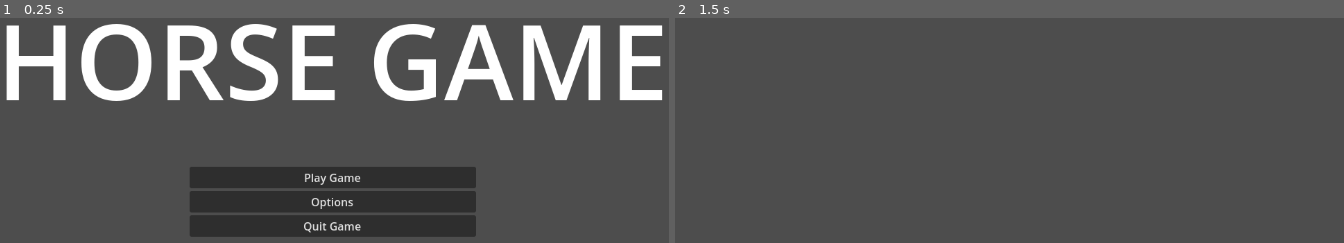
Above: before the commit, frames 1-2 (left to right).
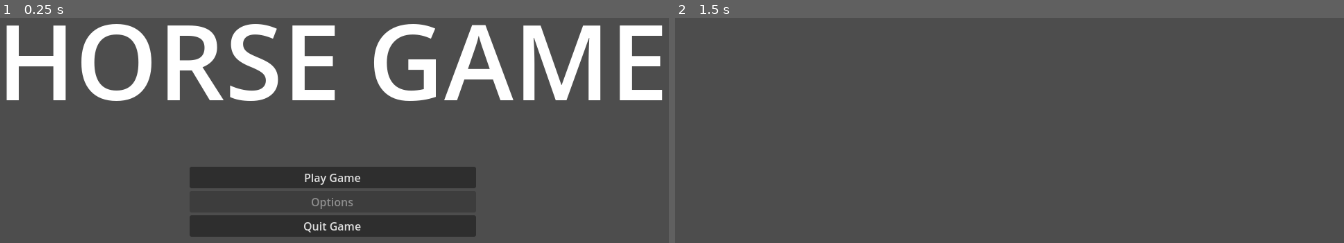
Above: after the commit, the same moments.

Repository: AndyHTML2012/HorseSoccer
Game: Godot game, scene res://Levels/MainMenu.tscn
Same seed, same stepped clock (60 frames per second), same inputs: the game is played once before the commit and once after it.
Inputs:
- Up to frame 1 (0.25 s): no input
- Up to frame 2 (1.5 s): click "Play Game" at 0.5 s; tap Enter at 1.25 s

The runs differ from the first frame. In frame 1, less than 0.1% of the frame differs, in the area x 46-53%, y 80-85%; in frame 2, nothing differs.

Commit message:
Pause and Main Menu changes ~ Andres

Diff:
--- a/HorseSoccer/Levels/MainMenu.tscn
+++ b/HorseSoccer/Levels/MainMenu.tscn
@@ -31,6 +31,7 @@
 
 [node name="OptionsButton" type="Button" parent="VBoxContainer"]
 layout_mode = 2
+disabled = true
 text = "Options"
 
 [node name="QuitButton" type="Button" parent="VBoxContainer"]
--- /dev/null
+++ b/HorseSoccer/UI/PauseMenu.gd
@@ -0,0 +1,19 @@
+extends Control
+
+
+# Called when the node enters the scene tree for the first time.
+func _ready():
+	pass # Replace with function body.
+
+
+# Called every frame. 'delta' is the elapsed time since the previous frame.
+func _process(delta):
+	pass
+
+
+func _on_resume_button_pressed():
+	pass
+
+
+func _on_back_to_menu_button_pressed():
+	get_tree().change_scene_to_file("res://Levels/MainMenu.tscn")
--- /dev/null
+++ b/HorseSoccer/UI/PauseMenu.tscn
@@ -0,0 +1,48 @@
+[gd_scene load_steps=2 format=3 uid="uid://cygkqva3tkfpv"]
+
+[ext_resource type="Script" path="res://UI/PauseMenu.gd" id="1_gvy7k"]
+
+[node name="PauseMenu" type="Control"]
+layout_mode = 3
+anchors_preset = 15
+anchor_right = 1.0
+anchor_bottom = 1.0
+grow_horizontal = 2
+grow_vertical = 2
+script = ExtResource("1_gvy7k")
+
+[node name="VBoxContainer" type="VBoxContainer" parent="."]
+layout_mode = 1
+anchors_preset = 8
+anchor_left = 0.5
+anchor_top = 0.5
+anchor_right = 0.5
+anchor_bottom = 0.5
+offset_left = -249.0
+offset_top = -110.5
+offset_right = 249.0
+offset_bottom = 110.5
+grow_horizontal = 2
+grow_vertical = 2
+
+[node name="Label" type="Label" parent="VBoxContainer"]
+layout_mode = 2
+theme_override_font_sizes/font_size = 71
+text = "GAME PAUSED"
+horizontal_alignment = 1
+
+[node name="HSeparator" type="HSeparator" parent="VBoxContainer"]
+custom_minimum_size = Vector2(50, 50)
+layout_mode = 2
+
+[node name="ResumeButton" type="Button" parent="VBoxContainer"]
+layout_mode = 2
+text = "Resume Game
+"
+
+[node name="BackToMenuButton" type="Button" parent="VBoxContainer"]
+layout_mode = 2
+text = "Back to Main Menu"
+
+[connection signal="pressed" from="VBoxContainer/ResumeButton" to="." method="_on_resume_button_pressed"]
+[connection signal="pressed" from="VBoxContainer/BackToMenuButton" to="." method="_on_back_to_menu_button_pressed"]
